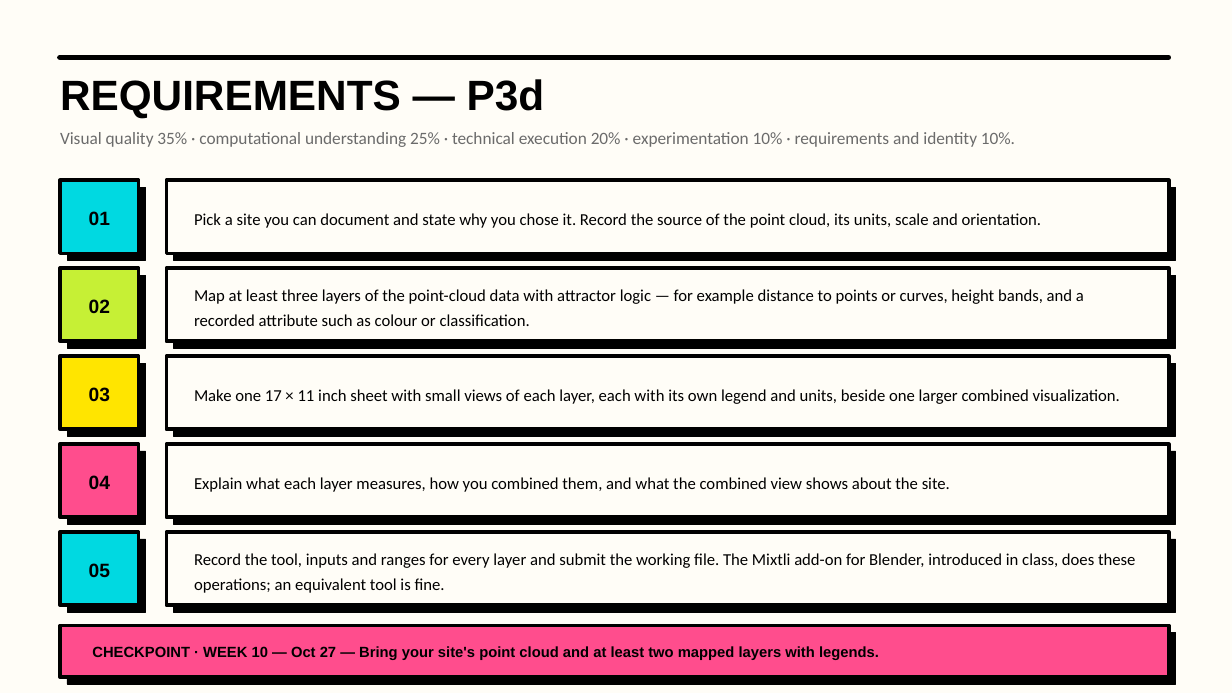
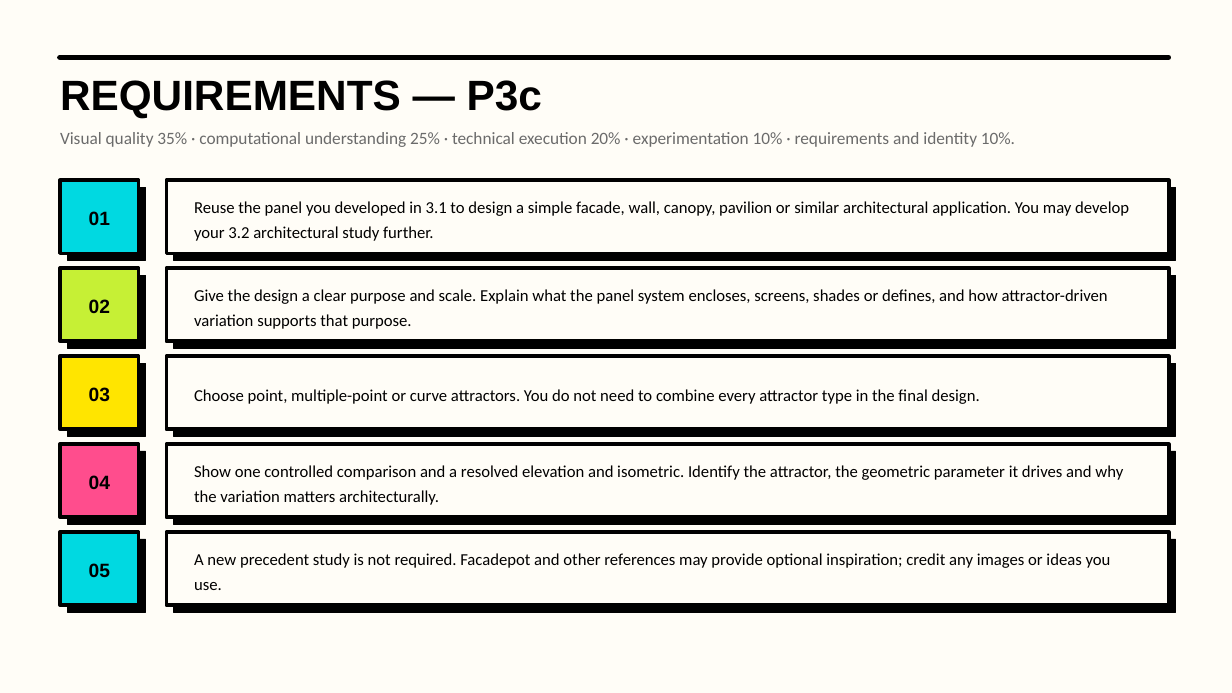
Before and after one commit to luigipacheco/arc3133, a slide deck: slide 10 of slides/ARC3133_Class09.pptx (slide 8 before the commit). Drawn at 1232x693 pixels with LibreOffice and Linux fonts; fonts in the diff are those of the drawing. Boxes give left, top, right and bottom in pixels: in the first picture for what was removed or moved away, otherwise in the second. Text is boxed around its words. In the diff, an @@ line names an element or a change of style, - is before the commit and + after.

```diff
--- a/slides/ARC3133_Class09.pptx
+++ b/slides/ARC3133_Class09.pptx
@@ text at <box>60,80,542,118</box>: text changed @@
-REQUIREMENTS — P3d
+REQUIREMENTS — P3c
@@ text at <box>194,201,1129,241</box>: text changed @@
-Pick a site you can document and state why you chose it. Record the source of the point cloud, its units, scale and orientation.
+Reuse the panel you developed in 3.1 to design a simple facade, wall, canopy, pavilion or similar architectural application. You may develop your 3.2 architectural study further.
@@ text at <box>194,289,1108,329</box>: text changed @@
-Map at least three layers of the point-cloud data with attractor logic — for example distance to points or curves, height bands, and a recorded attribute such as colour or classification.
+Give the design a clear purpose and scale. Explain what the panel system encloses, screens, shades or defines, and how attractor-driven variation supports that purpose.
@@ text at <box>194,389,980,404</box>: text changed @@
-Make one 17 × 11 inch sheet with small views of each layer, each with its own legend and units, beside one larger combined visualization.
+Choose point, multiple-point or curve attractors. You do not need to combine every attractor type in the final design.
@@ text at <box>194,465,1123,505</box>: text changed @@
-Explain what each layer measures, how you combined them, and what the combined view shows about the site.
+Show one controlled comparison and a resolved elevation and isometric. Identify the attractor, the geometric parameter it drives and why the variation matters architecturally.
@@ text at <box>194,553,1111,590</box>: text changed @@
-Record the tool, inputs and ranges for every layer and submit the working file. The Mixtli add-on for Blender, introduced in class, does these operations; an equivalent tool is fine.
+A new precedent study is not required. Facadepot and other references may provide optional inspiration; credit any images or ideas you use.
@@ rectangle removed at <box>60,626,1169,677</box> @@
@@ rectangle removed at <box>67,632,1176,684</box> @@
@@ text removed at <box>92,646,879,660</box> @@
-CHECKPOINT · WEEK 10 — Oct 27 — Bring your site's point cloud and at least two mapped layers with legends.
```
Also in this commit, not shown: 4 other slides changed, 7 slides added, 7 slides removed, 19 other files.
